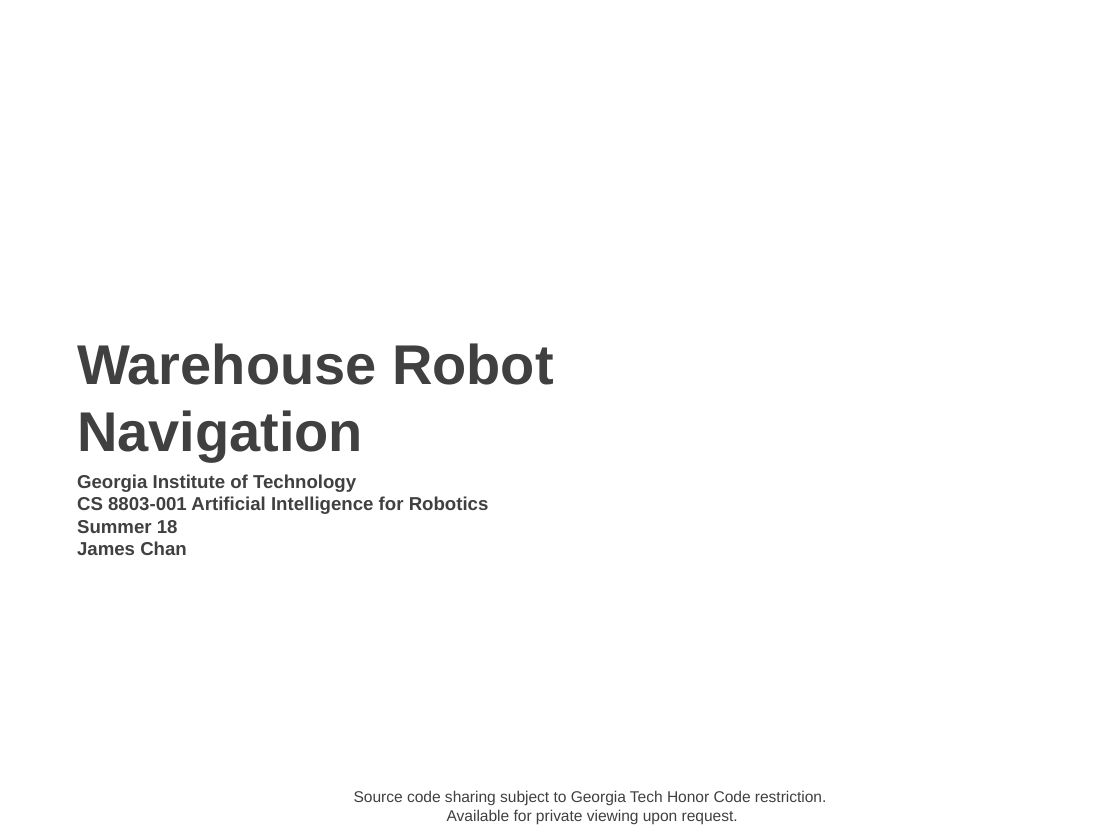
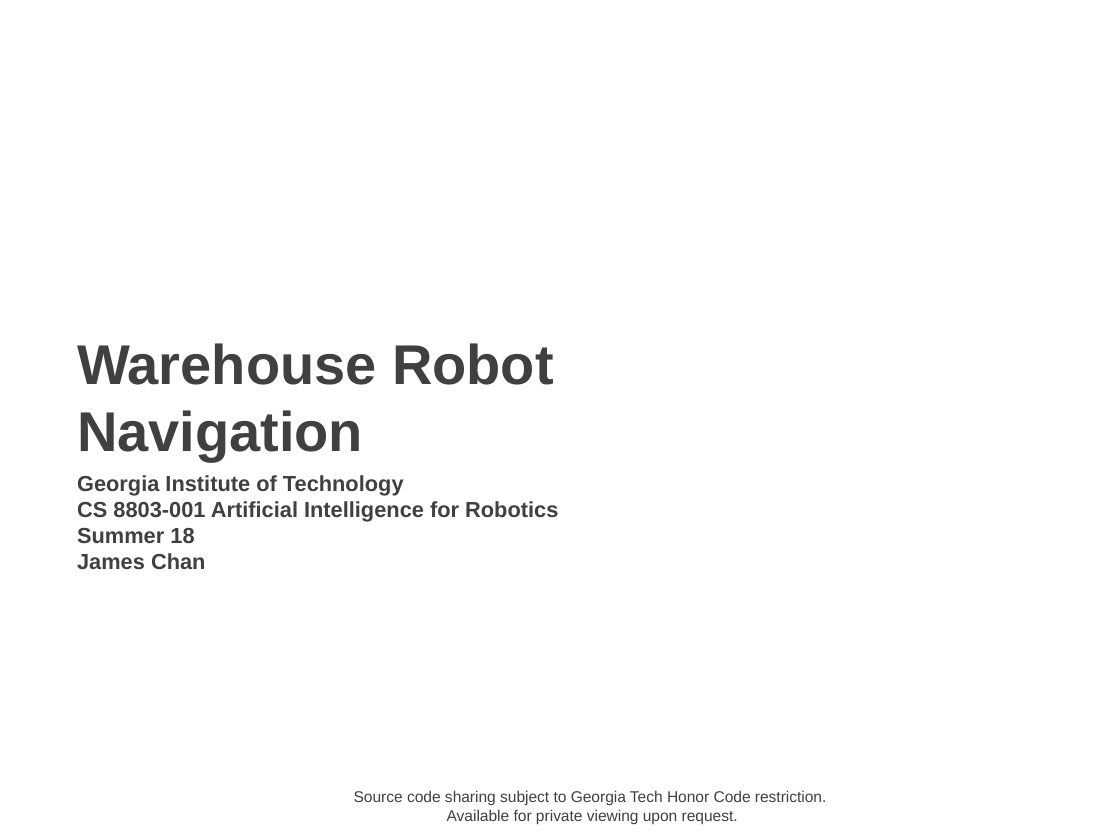
Before and after one commit to jameschanx/Georgia_Tech_School_Projects, a slide deck: slide 1 of Robot Warehouse Navigation - CS8803-001 AI for Robotics.pptx. Drawn at 1120x840 pixels with LibreOffice and Linux fonts; fonts in the diff are those of the drawing; background and template pictures are left out. Boxes give left, top, right and bottom in pixels: in the first picture for what was removed or moved away, otherwise in the second. Text is boxed around its words. In the diff, an @@ line names an element or a change of style, - is before the commit and + after.

```diff
--- a/Robot Warehouse Navigation - CS8803-001 AI for Robotics.pptx
+++ b/Robot Warehouse Navigation - CS8803-001 AI for Robotics.pptx
@@ text "Georgia Institute of Technology CS ..." at [77,475,558,569]: size 12 to 14 pt @@
```
Also in this commit, not shown: 3 other slides changed, 2 slides added.
